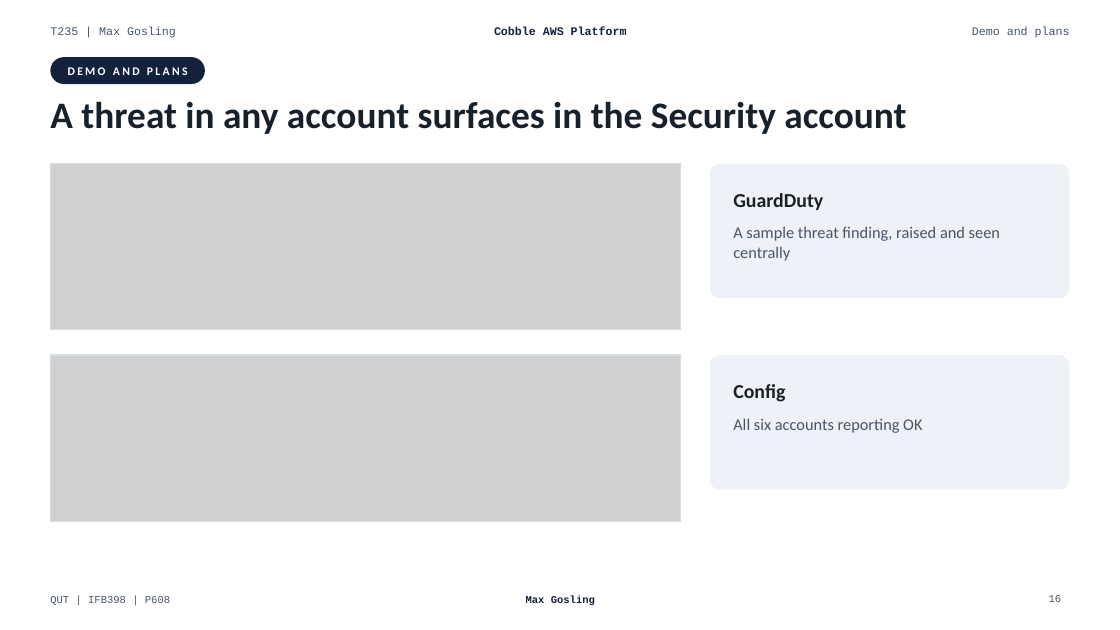
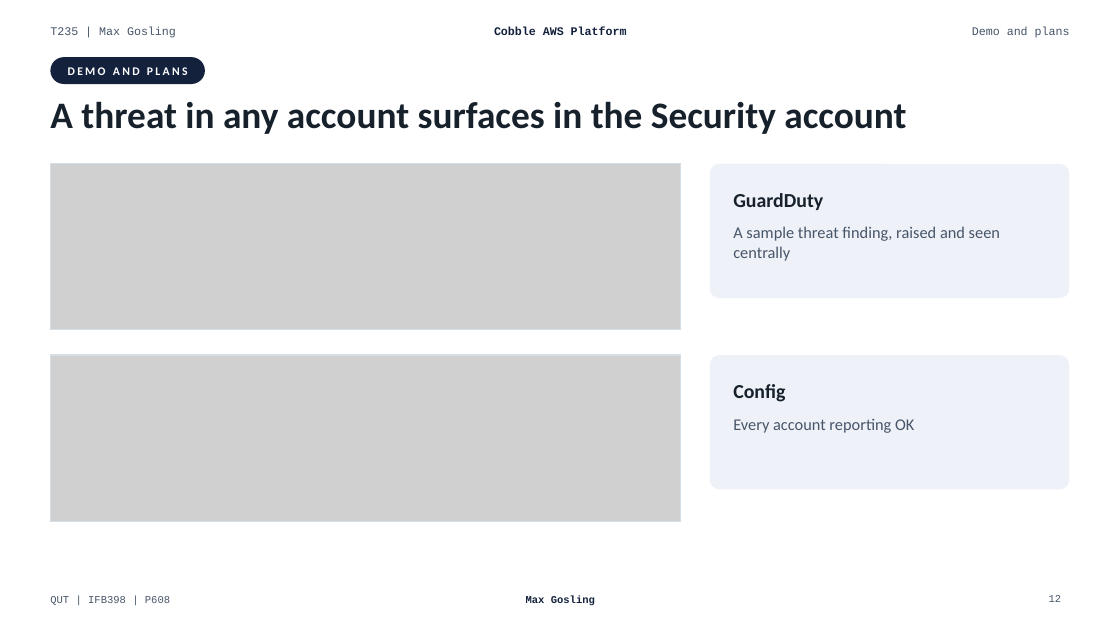
Before and after one commit to G-0Z/IFB398---Cobble-AWS---T235, a slide deck: slide 12 of docs/08-presentation/Cobble-AWS-Platform.pptx (slide 16 before the commit). Drawn at 1120x630 pixels with LibreOffice and Linux fonts; fonts in the diff are those of the drawing; grey boxes stand for pictures. Boxes give left, top, right and bottom in pixels: in the first picture for what was removed or moved away, otherwise in the second. Text is boxed around its words. In the diff, an @@ line names an element or a change of style, - is before the commit and + after.

```diff
--- a/docs/08-presentation/Cobble-AWS-Platform.pptx
+++ b/docs/08-presentation/Cobble-AWS-Platform.pptx
@@ text at bbox=[733, 419, 914, 433]: text changed @@
-All six accounts reporting OK
+Every account reporting OK
```
Also in this commit, not shown: 8 other slides changed, 2 other files.
